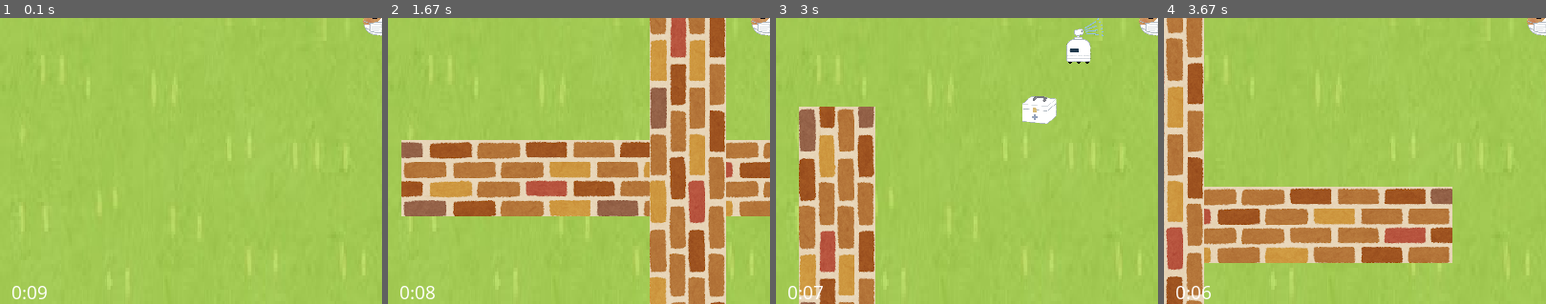
Above: before the commit, frames 1-4 (left to right).
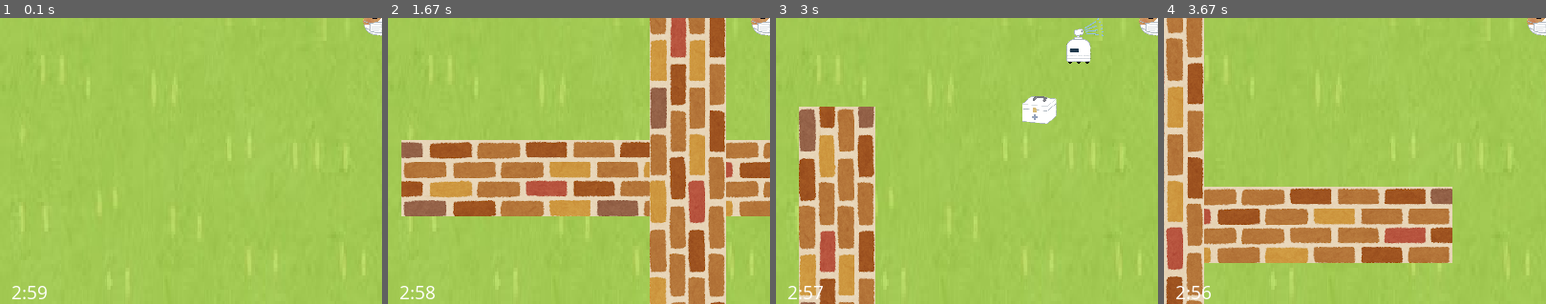
Above: after the commit, the same moments.

Repository: leo271828/PyGame_7-1_VaccineGame
Game: pygame game, started from main.py
Two runs of this game, one before a commit and one after it. Both use one fixed random seed, a clock stepped at 60 frames per second and the inputs below.
Inputs (mouse positions are % of the whole screen's width and height, from its top left):
- Up to frame 1 (0.1 s): no input
- Up to frame 2 (1.67 s): click (50, 50) at 0.38 s; hold A 0.67-1.2 s; click (63, 23) at 0.75 s; hold S 1.23-1.53 s; click (33, 74) at 1.32 s; hold A from 1.57 s (still down); click (54, 62) at 1.65 s
- Up to frame 3 (3 s): release A at 1.97 s; hold W 2-2.37 s; click (24, 81) at 2.08 s; hold D from 2.4 s (still down); click (18, 64) at 2.48 s
- Up to frame 4 (3.67 s): release D at 3.03 s; hold S 3.07-3.43 s; click (76, 13) at 3.15 s; hold A from 3.47 s (still down); click (51, 19) at 3.55 s
The pictures show only the part of the screen within x 0-50%, y 50-100%; the shares and areas given below are measured in that part.

The runs differ from the first frame. In frame 1, 0.1% of the frame differs, in the area x 3-10%, y 93-99%; in frame 2, 0.1%; in frame 3, 0.1%; in frame 4, 0.1%.

Commit message:
Update main.py

Diff:
--- a/main.py
+++ b/main.py
@@ -48,7 +48,7 @@
         self.stuff.update()
         # 升級機制
 
-    def gameover(self, screen, tops=[]):
+    def gameover(self, screen):
         '''結束畫面'''
         # monster還未完成所以未加進來
         screen.blit(background_image,(0,0)) #增
@@ -57,21 +57,16 @@
         self.monster.repaint(screen, position)
         self.player.repaint(screen, position)
         self.stuff.repaint(screen, position)
-        f = pygame.font.Font('data/freesansbold.ttf', 90)
-        text1 = f.render('Game Over', True, [255,255,100])
-        text2 = f.render('Score: %s' % self.player.score, True, self.player.color)
+        f = pygame.font.Font('data/freesansbold.ttf', 70)
+        f2 = pygame.font.Font('data/freesansbold.ttf', 50)
+        text1 = f.render('Game Over', True, [255, 255, 0])
+        text2 = f2.render('Vaccine coverage: {} %' .format(self.player.sumvaccine), True, self.player.color)
         rect1 = text1.get_rect()
         rect2 = text2.get_rect()
-        rect1.center = [wh[0]/2, wh[1]/2 - 300]
-        rect2.center = [wh[0]/2, wh[1]/2 - 150]
+        rect1.center = [wh[0] / 2, wh[1] / 2 - 150]
+        rect2.center = [wh[0] / 2, wh[1] / 2 - 50]
         screen.blit(text1, rect1)
         screen.blit(text2, rect2)
-
-        f = pygame.font.Font('data/freesansbold.ttf', 50)
-        for i in range(len(tops)):
-            color = self.player.color if int(tops[i]) == self.player.score else [255,255,255]
-            text = f.render('%s: %s' % (i+1, tops[i]), True, color)
-            screen.blit(text, (wh[0]/2-100, wh[1]/2 + 50*(i-1)))
 
         pygame.display.flip()
         pygame.display.update()
@@ -90,7 +85,7 @@
         play = True     #設定遊戲狀態
         done = False
         timeup = False
-        timelimit = 10  # sec
+        timelimit = 180  # sec
         t0 = time.time()
         self.reset()
         pygame.mixer.init()
@@ -106,11 +101,9 @@
                 # 這裡原本有 e.type == pygame.KEYDOWN 那一塊 我全部刪掉了 所以這行你可以槓掉
             # 判定存活與否
             if not play:
-                self.gameover(self.screen, tops)
+                self.gameover(self.screen)
             elif self.player.blood <= 0 or timeup:
                 play = False
-                #音檔
-                tops = self.top(self.player.score)
                 #音檔
             else:
                 self.update()
@@ -141,25 +134,5 @@
         self.screen.blit(text_time, ((time_rect_size - f.get_linesize() * 1.38) / 2, wh[1] - f.get_height()))
         pygame.display.update()
 
-    # 其實也不用算排行 下面一坨也可以刪掉
-    @staticmethod
-    def top(score):
-        '''計算排行榜，排序分數，返回前七名並儲存到文件裡'''
-        try:
-            with open('data/score.txt', 'r') as file:
-                data = file.read()
-                score_list = data.split('\n')
-        except FileNotFoundError:
-            score_list = ['0' for i in range(7)]
-        for s in range(len(score_list)):
-            if score > int(score_list[s]):
-                score_list.insert(s, str(score))
-                break
-        while len(score_list) > 7:
-            del score_list[-1]
-        with open('data/score.txt', 'w') as file:
-            file.write('\n'.join(score_list))
-        return score_list
-
 root = Main()
 root.begin()
